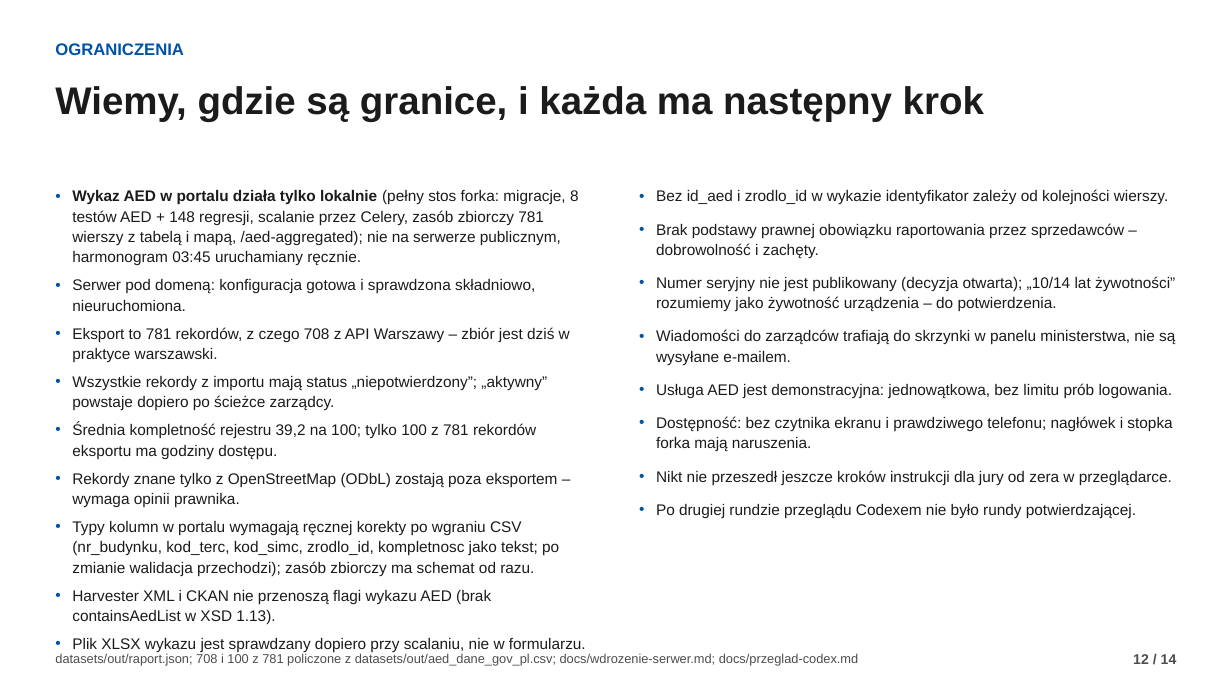
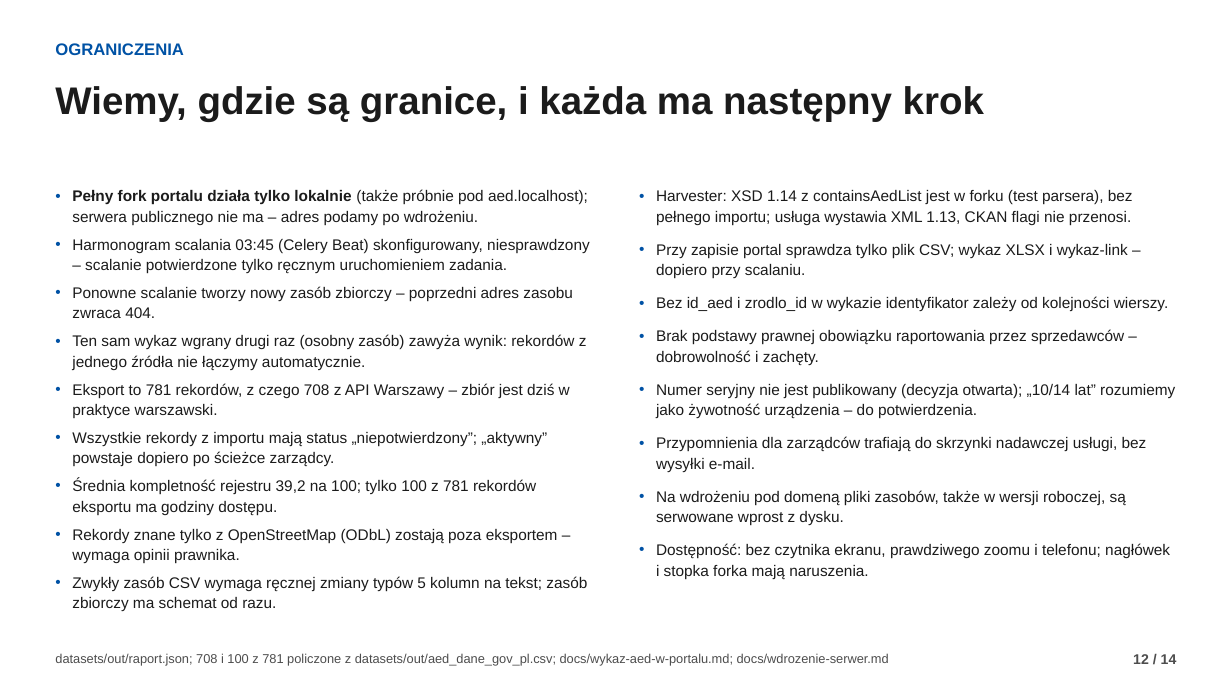
Before and after one commit to fidok15/AED, a slide deck: slide 12 of docs/prezentacja/misja-aed.pptx. Drawn at 1232x693 pixels with LibreOffice and Linux fonts; fonts in the diff are those of the drawing. Boxes give left, top, right and bottom in pixels: in the first picture for what was removed or moved away, otherwise in the second. Text is boxed around its words. In the diff, an @@ line names an element or a change of style, - is before the commit and + after.

Commit message:
docs: documents say only what was run - fixes after the Codex juror evaluation
- overclaims removed (daily merge, public address, reminders by e-mail, one-minute confirmation)
- one deployment status, slide count and presentation path everywhere; harvester 1.14 state
- TODO rewritten: for the agent, for people, campaign, decisions; decisions of 22.11 recorded in CLAUDE.md
- Codex evaluation reports in docs/ewaluacja-codex/; dictionary sheet render for the deck

```diff
--- a/docs/prezentacja/misja-aed.pptx
+++ b/docs/prezentacja/misja-aed.pptx
@@ text at <box>72,189,590,370</box>: text changed @@
-• Wykaz AED w portalu działa tylko lokalnie (pełny stos forka: migracje, 8 testów AED + 148 regresji, scalanie przez Celery, zasób zbiorczy 781 wierszy z tabelą i mapą, /aed-aggregated); nie na serwerze publicznym, harmonogram 03:45 uruchamiany ręcznie.
-• Serwer pod domeną: konfiguracja gotowa i sprawdzona składniowo, nieuruchomiona.
+• Pełny fork portalu działa tylko lokalnie (także próbnie pod aed.localhost); serwera publicznego nie ma – adres podamy po wdrożeniu.
+• Harmonogram scalania 03:45 (Celery Beat) skonfigurowany, niesprawdzony – scalanie potwierdzone tylko ręcznym uruchomieniem zadania.
+• Ponowne scalanie tworzy nowy zasób zbiorczy – poprzedni adres zasobu zwraca 404.
+• Ten sam wykaz wgrany drugi raz (osobny zasób) zawyża wynik: rekordów z jednego źródła nie łączymy automatycznie.
@@ text at <box>656,190,1133,279</box>: paragraphs added @@
+• Harvester: XSD 1.14 z containsAedList jest w forku (test parsera), bez pełnego importu; usługa wystawia XML 1.13, CKAN flagi nie przenosi.
+• Przy zapisie portal sprawdza tylko plik CSV; wykaz XLSX i wykaz-link – dopiero przy scalaniu.
@@ text at <box>656,296,1168,311</box>: more space between paragraphs @@
@@ text at <box>656,384,1175,579</box>: text changed @@
-• Numer seryjny nie jest publikowany (decyzja otwarta); „10/14 lat żywotności” rozumiemy jako żywotność urządzenia – do potwierdzenia.
-• Wiadomości do zarządców trafiają do skrzynki w panelu ministerstwa, nie są wysyłane e-mailem.
-• Usługa AED jest demonstracyjna: jednowątkowa, bez limitu prób logowania.
-• Dostępność: bez czytnika ekranu i prawdziwego telefonu; nagłówek i stopka forka mają naruszenia.
-• Nikt nie przeszedł jeszcze kroków instrukcji dla jury od zera w przeglądarce.
-• Po drugiej rundzie przeglądu Codexem nie było rundy potwierdzającej.
+• Numer seryjny nie jest publikowany (decyzja otwarta); „10/14 lat” rozumiemy jako żywotność urządzenia – do potwierdzenia.
+• Przypomnienia dla zarządców trafiają do skrzynki nadawczej usługi, bez wysyłki e-mail.
+• Na wdrożeniu pod domeną pliki zasobów, także w wersji roboczej, są serwowane wprost z dysku.
+• Dostępność: bez czytnika ekranu, prawdziwego zoomu i telefonu; nagłówek i stopka forka mają naruszenia.
@@ text at <box>72,576,587,611</box>: text changed @@
-• Typy kolumn w portalu wymagają ręcznej korekty po wgraniu CSV (nr_budynku, kod_terc, kod_simc, zrodlo_id, kompletnosc jako tekst; po zmianie walidacja przechodzi); zasób zbiorczy ma schemat od razu.
-• Harvester XML i CKAN nie przenoszą flagi wykazu AED (brak containsAedList w XSD 1.13).
-• Plik XLSX wykazu jest sprawdzany dopiero przy scalaniu, nie w formularzu.
+• Zwykły zasób CSV wymaga ręcznej zmiany typów 5 kolumn na tekst; zasób zbiorczy ma schemat od razu.
@@ text at <box>55,653,889,666</box>: text changed @@
-datasets/out/raport.json; 708 i 100 z 781 policzone z datasets/out/aed_dane_gov_pl.csv; docs/wdrozenie-serwer.md; docs/przeglad-codex.md
+datasets/out/raport.json; 708 i 100 z 781 policzone z datasets/out/aed_dane_gov_pl.csv; docs/wykaz-aed-w-portalu.md; docs/wdrozenie-serwer.md
```
Also in this commit, not shown: 10 other slides changed, 14 other files.
